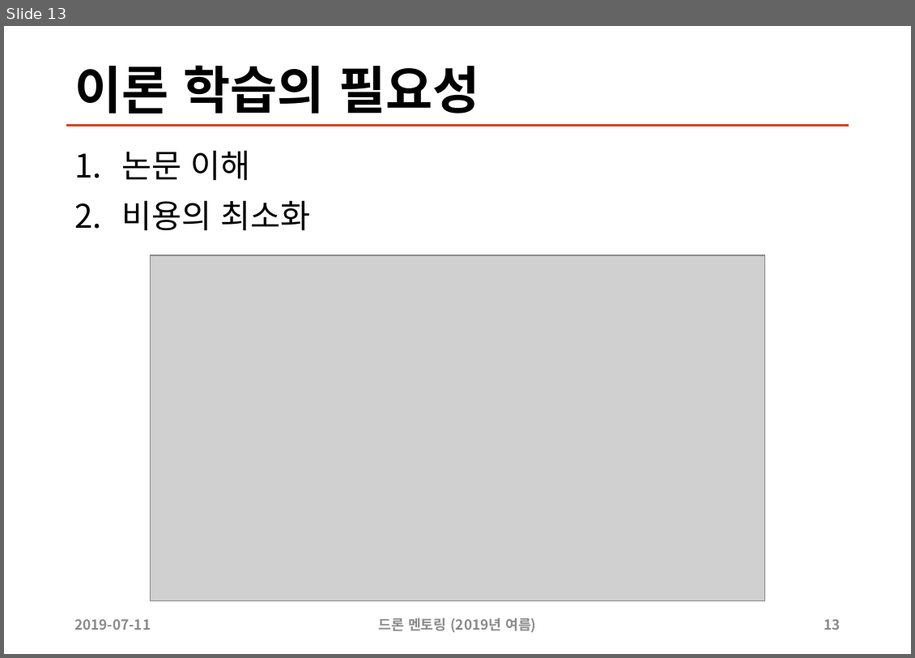
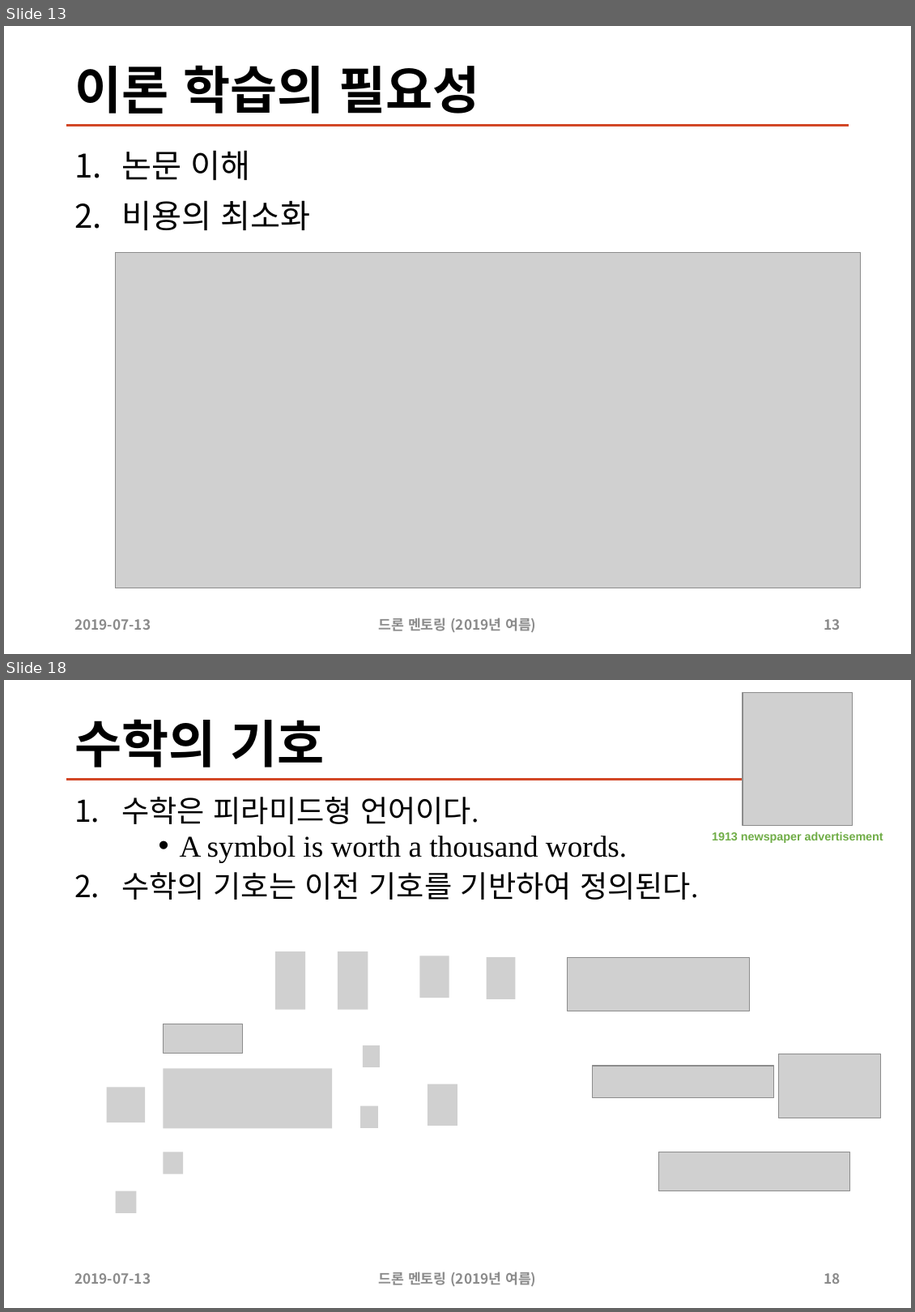
Before and after one commit to sunabove/drone_mentoring, a slide deck: 200 드론 멘토링 자율 비행 이론 V1.1.pptx. Shown one above the other, each under a label of ours: slide 13 before the commit, slides 13 and 18 after it; the slides between them are not shown. The pictures are 915x658 and 915x1312 pixels, drawn with LibreOffice and Linux fonts; fonts in the diff are those of the drawing; grey boxes stand for pictures. Boxes give left, top, right and bottom in pixels: in the first picture for what was removed or moved away, otherwise in the second. Text is boxed around its words. In the diff, an @@ line names an element or a change of style, - is before the commit and + after.

```diff
--- a/200 드론 멘토링 자율 비행 이론 V1.1.pptx
+++ b/200 드론 멘토링 자율 비행 이론 V1.1.pptx
@@ slide 18 added at (4, 680, 911, 1308), background #FFFFFF; not listed: 1 template element that a slide beside it also shows @@
@@ picture added at (743, 693, 853, 825) @@
@@ title added at (74, 719, 324, 767), 44 pt, text #000000, bold @@
+수학의 기호
@@ text added at (122, 797, 698, 900), 25.9 pt, text #000000 @@
+1. 수학은 피라미드형 언어이다.
+    • A symbol is worth a thousand words.
+2. 수학의 기호는 이전 기호를 기반하여 정의된다.
@@ text added at (712, 831, 884, 843), 10 pt, text #70AD47, bold @@
+1913 newspaper advertisement
@@ picture added at (275, 951, 305, 1009) @@
@@ picture added at (338, 951, 368, 1009) @@
@@ picture added at (420, 955, 449, 998) @@
@@ picture added at (487, 957, 516, 999) @@
@@ picture added at (568, 958, 749, 1010) @@
@@ picture added at (163, 1024, 243, 1053) @@
@@ picture added at (363, 1045, 379, 1067) @@
@@ picture added at (592, 1066, 774, 1098) @@
@@ picture added at (779, 1054, 881, 1119) @@
@@ picture added at (106, 1087, 145, 1123) @@
@@ picture added at (163, 1069, 332, 1129) @@
@@ picture added at (428, 1085, 458, 1126) @@
@@ picture added at (361, 1106, 378, 1128) @@
@@ picture added at (163, 1152, 183, 1174) @@
@@ picture added at (659, 1152, 850, 1192) @@
@@ picture added at (116, 1191, 136, 1213) @@
@@ text added at (74, 1273, 151, 1283), 12 pt, text #8C8C8C, bold @@
+2019-07-13
@@ text added at (379, 1271, 536, 1286), 12 pt, text #8C8C8C, bold @@
+드론 멘토링 (2019년 여름)
@@ page number added at (824, 1273, 840, 1283), 12 pt, text #8C8C8C, bold @@
+18
@@ slide 13 changed as well @@
@@ picture: place and size @@
-picture at (151, 255, 765, 600)
+picture at (116, 253, 861, 588)
@@ text at (74, 619, 151, 629): text changed @@
-2019-07-11
+2019-07-13
```
Also in this commit, not shown: 16 other slides changed, 13 other slides added, 52 other files.
